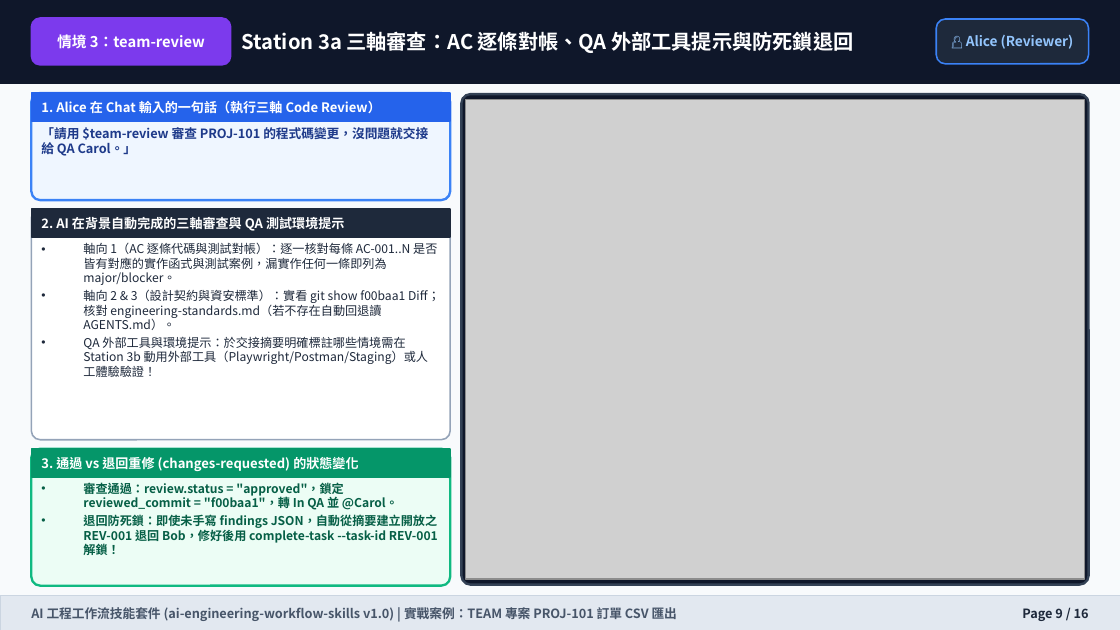
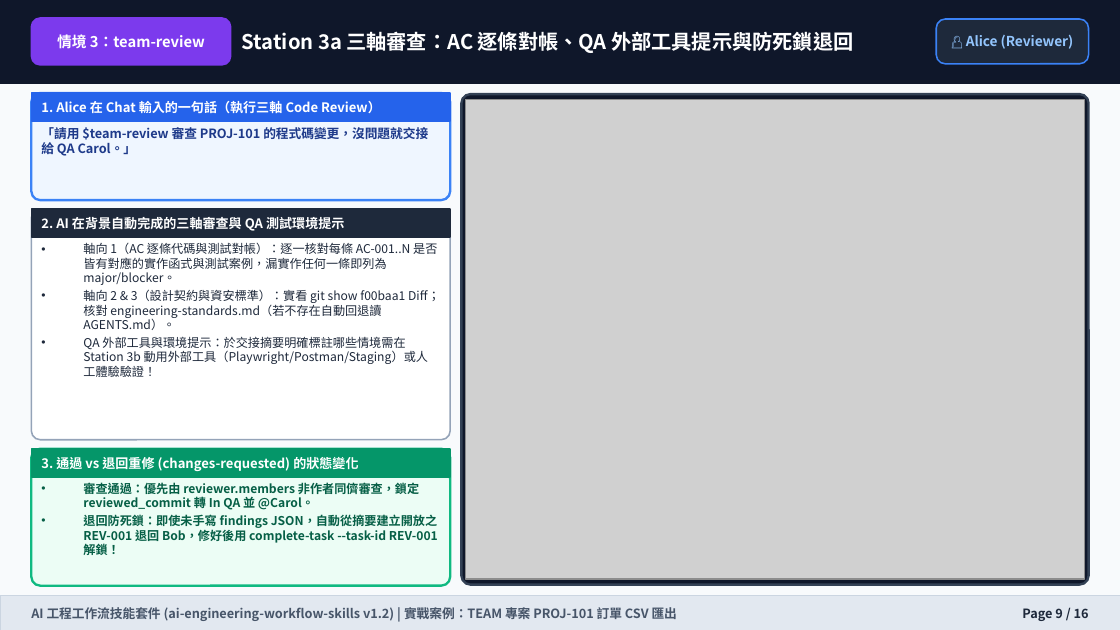
Before and after one commit to wilsonliu123/ai-engineering-workflow-skills, a slide deck: slide 9 of docs/training-manual.pptx. Drawn at 1120x630 pixels with LibreOffice and Linux fonts; fonts in the diff are those of the drawing; grey boxes stand for pictures. Boxes give left, top, right and bottom in pixels: in the first picture for what was removed or moved away, otherwise in the second. Text is boxed around its words. In the diff, an @@ line names an element or a change of style, - is before the commit and + after.

Commit message:
docs: update changelog, README, and training manuals for v1.2.0
- Record v1.1.0 and v1.2.0 release milestones in CHANGELOG.md to capture
  multi-member role pools, bidirectional Jira reconciliation, Qase and
  media sync, QA report mode, living HTML manuals, and run-workflow.
- Refresh README.md and all training manual deliverables (MD, HTML, PDF,
  DOCX, PPTX) so onboarding and operational guides match current v1.2
  skill modes, CLI flags, and governance rules.

```diff
--- a/docs/training-manual.pptx
+++ b/docs/training-manual.pptx
@@ text at (83, 482, 419, 512): text changed @@
-• 審查通過：review.status = "approved"，鎖定 reviewed_commit = "f00baa1"，轉 In QA 並 @Carol。
+• 審查通過：優先由 reviewer.members 非作者同儕審查，鎖定 reviewed_commit 轉 In QA 並 @Carol。
@@ text at (31, 604, 677, 621): text changed @@
-AI 工程工作流技能套件 (ai-engineering-workflow-skills v1.0) | 實戰案例：TEAM 專案 PROJ-101 訂單 CSV 匯出
+AI 工程工作流技能套件 (ai-engineering-workflow-skills v1.2) | 實戰案例：TEAM 專案 PROJ-101 訂單 CSV 匯出
```
Also in this commit, not shown: 15 other slides changed, 6 other files.
